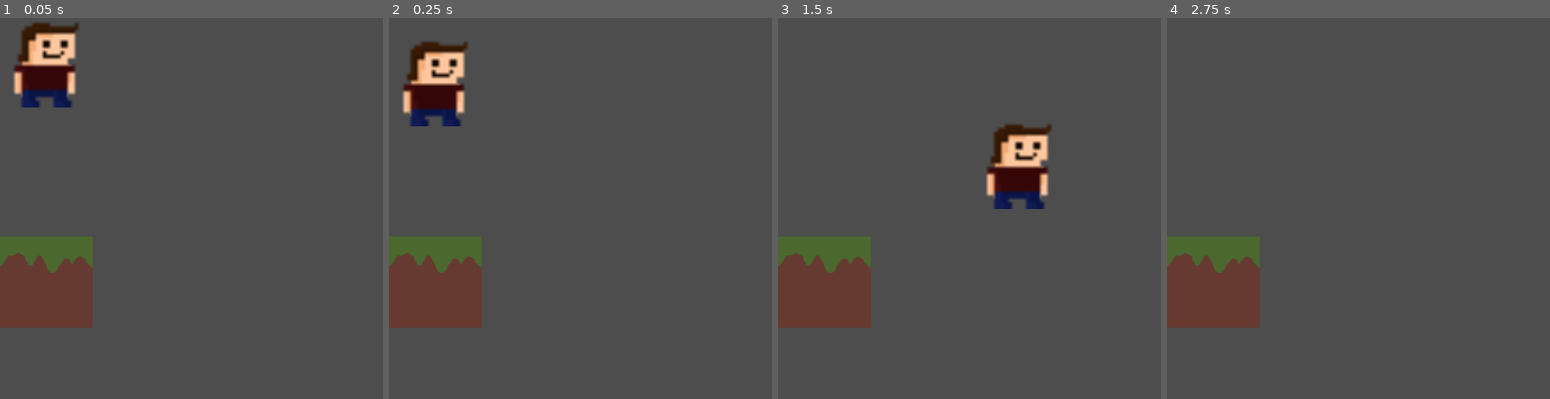
Above: before the commit, frames 1-4 (left to right).
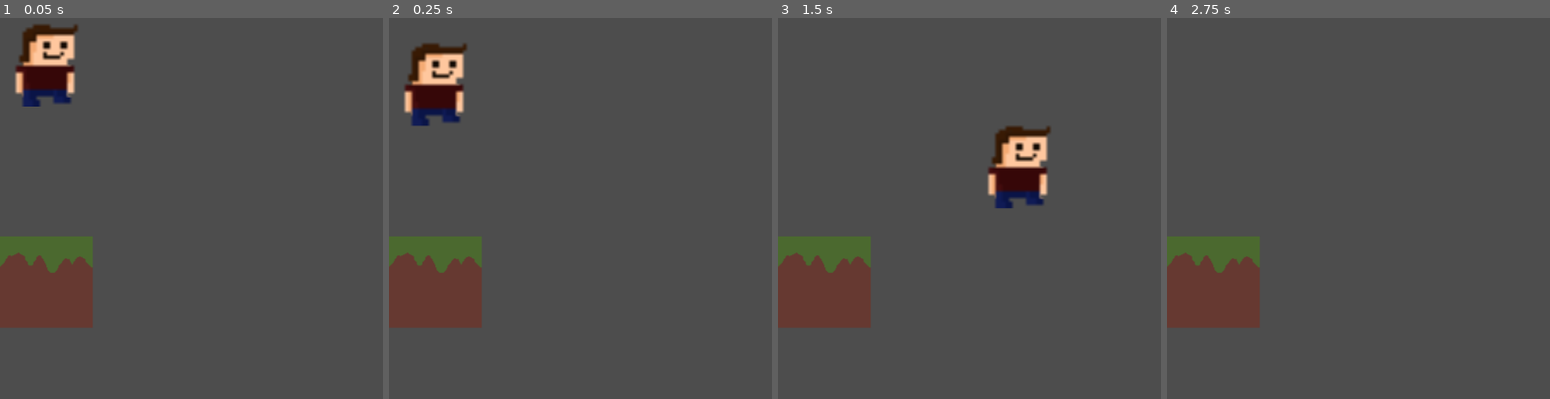
Above: after the commit, the same moments.

Repository: TreFaglarFilm/Spel-med-Wilmer
Game: Godot game, scene res://node_2d.tscn
The game is run twice, just before and just after one commit, with the same random seed, the same clock (stepped at 60 frames per second) and the same inputs.
Inputs:
- Up to frame 1 (0.05 s): no input
- Up to frame 2 (0.25 s): no input
- Up to frame 3 (1.5 s): tap Enter (ui_accept) at 0.5, 0.77 s; hold Right (ui_right) from 0.53 s (still down)
- Up to frame 4 (2.75 s): tap Enter (ui_accept) at 1.52 s; release Right (ui_right) at 2.03 s; hold Left (ui_left) from 2.03 s (still down)

The runs differ from the first frame. In frame 1, 0.8% of the frame differs, in the area x 3-21%, y 1-24%; in frame 2, 0.8%; in frame 3, 0.9%, in the area x 54-72%, y 27-51%; in frame 4, nothing differs.

Commit message:
fixade animation

Diff:
--- a/spel/spelmedfåglarna!/node_2d.tscn
+++ b/spel/spelmedfåglarna!/node_2d.tscn
@@ -1,11 +1,97 @@
-[gd_scene load_steps=7 format=3 uid="uid://bw38lsxfautvt"]
+[gd_scene load_steps=11 format=3 uid="uid://bw38lsxfautvt"]
 
 [ext_resource type="Script" uid="uid://bt72j3rqspp28" path="res://Kod/character move,emt.gd" id="1_0e48y"]
 [ext_resource type="Texture2D" uid="uid://ygjqsxq17tof" path="res://Sprites/charecter.png" id="2_epypp"]
 [ext_resource type="Texture2D" uid="uid://b4rqya2wilvi4" path="res://Sprites/jord1.png" id="3_epypp"]
+[ext_resource type="Texture2D" uid="uid://btnhrgl8khucf" path="res://Sprites/charecter walk_1.png" id="3_kdubu"]
+[ext_resource type="Texture2D" uid="uid://cmdcyx86jiv6t" path="res://Sprites/charecter walk_2.png" id="4_d21ai"]
+[ext_resource type="Texture2D" uid="uid://da7iwvcoej7vt" path="res://Sprites/charecter blink.png" id="5_rj586"]
 
 [sub_resource type="RectangleShape2D" id="RectangleShape2D_0hol4"]
 size = Vector2(131, 130.5)
+
+[sub_resource type="SpriteFrames" id="SpriteFrames_4d7sh"]
+resource_local_to_scene = true
+animations = [{
+"frames": [{
+"duration": 1.0,
+"texture": ExtResource("3_kdubu")
+}, {
+"duration": 1.0,
+"texture": ExtResource("2_epypp")
+}, {
+"duration": 1.0,
+"texture": ExtResource("4_d21ai")
+}, {
+"duration": 1.0,
+"texture": ExtResource("2_epypp")
+}],
+"loop": true,
+"name": &"Walking",
+"speed": 5.0
+}, {
+"frames": [{
+"duration": 1.0,
+"texture": ExtResource("5_rj586")
+}, {
+"duration": 1.0,
+"texture": ExtResource("2_epypp")
+}, {
+"duration": 1.0,
+"texture": ExtResource("2_epypp")
+}, {
+"duration": 1.0,
+"texture": ExtResource("2_epypp")
+}, {
+"duration": 1.0,
+"texture": ExtResource("2_epypp")
+}, {
+"duration": 1.0,
+"texture": ExtResource("2_epypp")
+}, {
+"duration": 1.0,
+"texture": ExtResource("2_epypp")
+}, {
+"duration": 1.0,
+"texture": ExtResource("2_epypp")
+}, {
+"duration": 1.0,
+"texture": ExtResource("5_rj586")
+}, {
+"duration": 1.0,
+"texture": ExtResource("2_epypp")
+}, {
+"duration": 1.0,
+"texture": ExtResource("5_rj586")
+}, {
+"duration": 1.0,
+"texture": ExtResource("2_epypp")
+}, {
+"duration": 1.0,
+"texture": ExtResource("2_epypp")
+}, {
+"duration": 1.0,
+"texture": ExtResource("2_epypp")
+}, {
+"duration": 1.0,
+"texture": ExtResource("2_epypp")
+}, {
+"duration": 1.0,
+"texture": ExtResource("2_epypp")
+}, {
+"duration": 1.0,
+"texture": ExtResource("2_epypp")
+}, {
+"duration": 1.0,
+"texture": ExtResource("2_epypp")
+}, {
+"duration": 1.0,
+"texture": ExtResource("2_epypp")
+}],
+"loop": true,
+"name": &"idle",
+"speed": 5.0
+}]
 
 [sub_resource type="RectangleShape2D" id="RectangleShape2D_q6r6c"]
 size = Vector2(137, 130)
@@ -22,10 +108,12 @@
 position = Vector2(64.5, 65)
 shape = SubResource("RectangleShape2D_0hol4")
 
-[node name="Sprite2D" type="Sprite2D" parent="CharacterBody2D"]
-position = Vector2(65.1602, 66)
-scale = Vector2(5.18719, 5.16938)
-texture = ExtResource("2_epypp")
+[node name="AnimatedSprite2D" type="AnimatedSprite2D" parent="CharacterBody2D"]
+position = Vector2(65.6602, 66.6914)
+scale = Vector2(5.002, 5)
+sprite_frames = SubResource("SpriteFrames_4d7sh")
+animation = &"Walking"
+frame_progress = 0.373889
 
 [node name="StaticBody2D" type="StaticBody2D" parent="."]
 
Not shown, added: spel/spelmedfåglarna!/Sprites/grass_block.png.import
